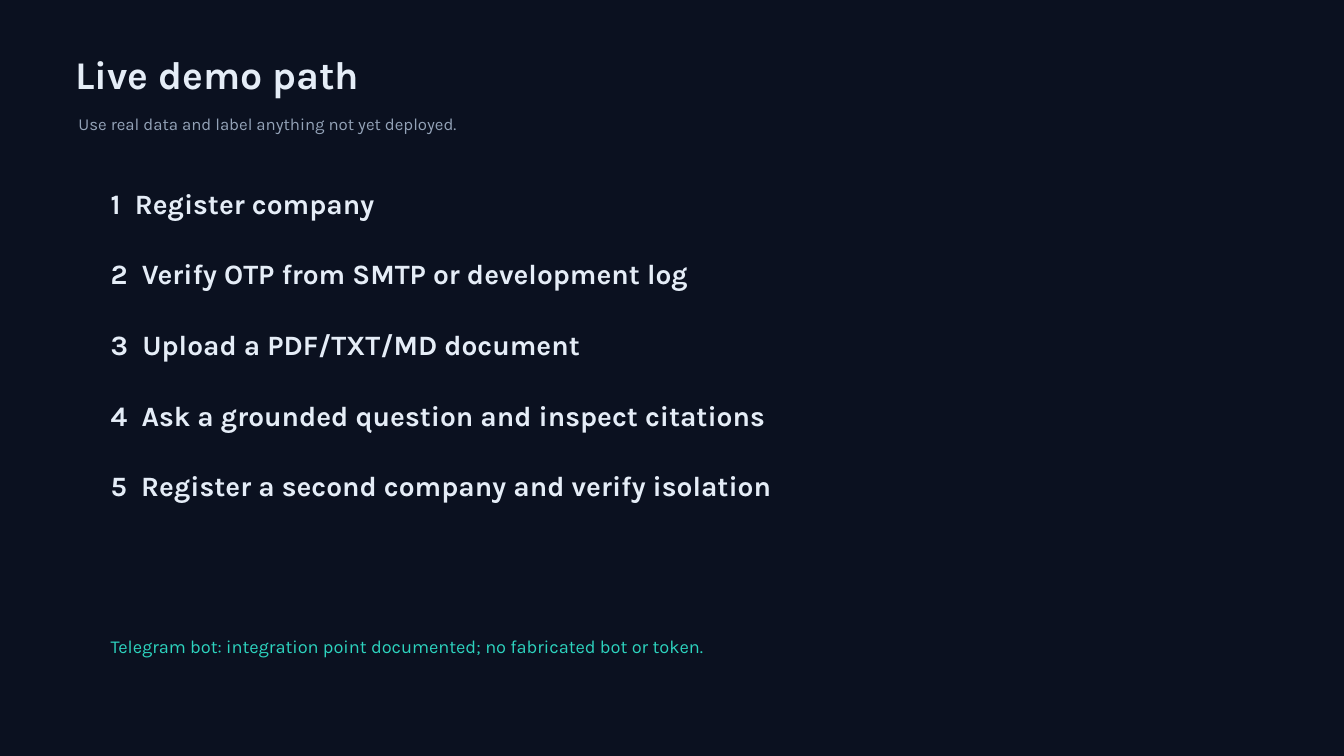
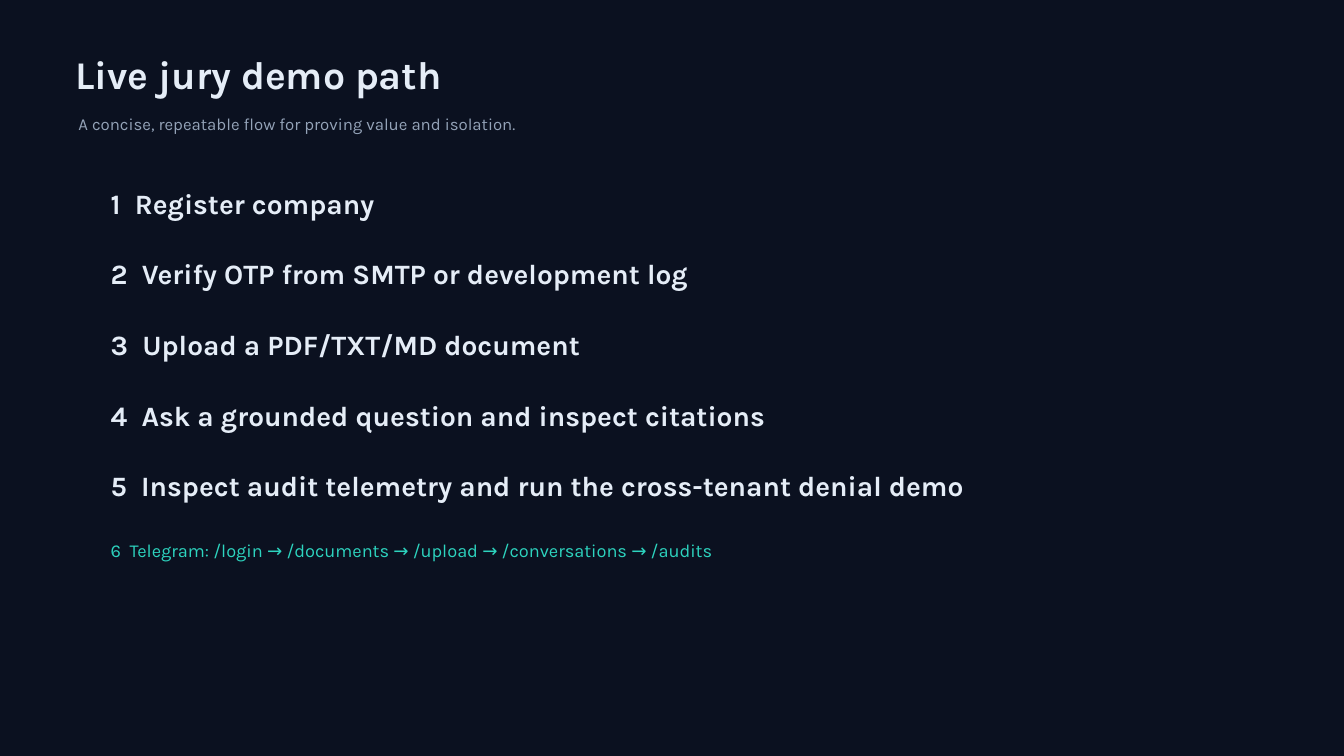
Before and after one commit to aksharganji23/tenantAI, a slide deck: slide 7 of presentation/SaaSsum_AI_Presentation.pptx. Drawn at 1344x756 pixels with LibreOffice and Linux fonts; fonts in the diff are those of the drawing. Boxes give left, top, right and bottom in pixels: in the first picture for what was removed or moved away, otherwise in the second. Text is boxed around its words. In the diff, an @@ line names an element or a change of style, - is before the commit and + after.

```diff
--- a/presentation/SaaSsum_AI_Presentation.pptx
+++ b/presentation/SaaSsum_AI_Presentation.pptx
@@ text at [75, 61, 442, 99]: text changed @@
-Live demo path
+Live jury demo path
@@ text at [78, 118, 516, 134]: text changed @@
-Use real data and label anything not yet deployed.
+A concise, repeatable flow for proving value and isolation.
@@ text at [111, 476, 964, 503]: text changed @@
-5 Register a second company and verify isolation
+5 Inspect audit telemetry and run the cross-tenant denial demo
@@ text at [111, 543, 712, 562]: text changed @@
-Telegram bot: integration point documented; no fabricated bot or token.
+6 Telegram: /login → /documents → /upload → /conversations → /audits
```
Also in this commit, not shown: 3 other slides changed, 10 other files.
